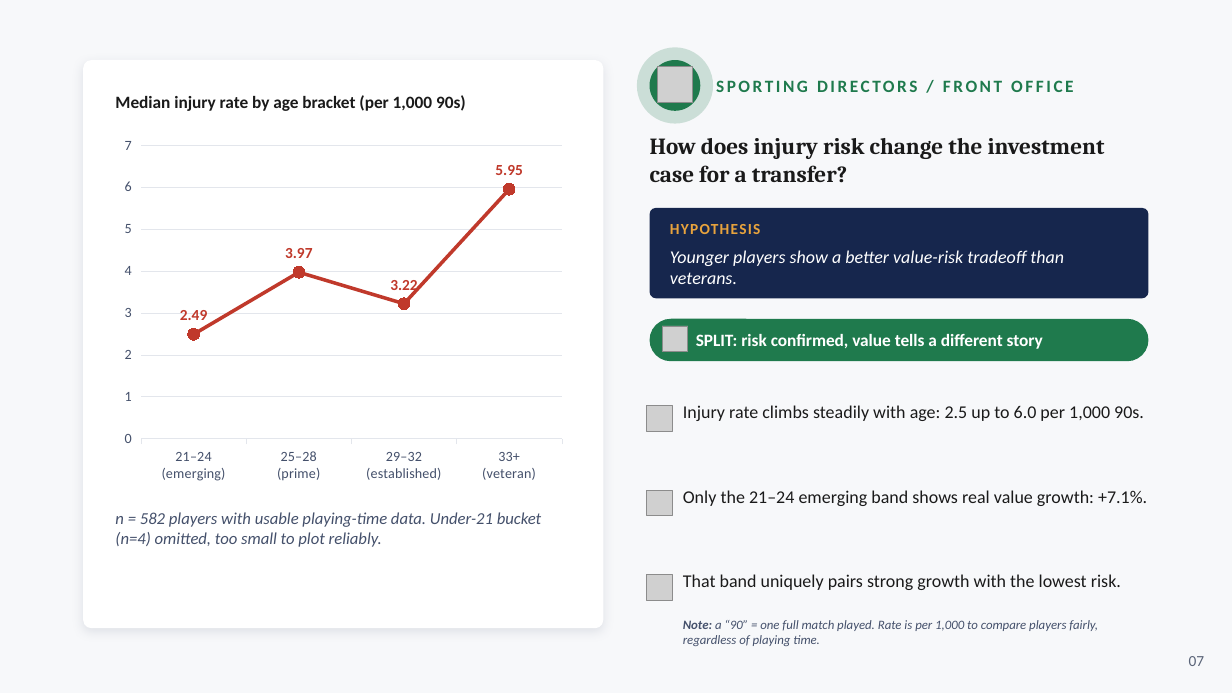
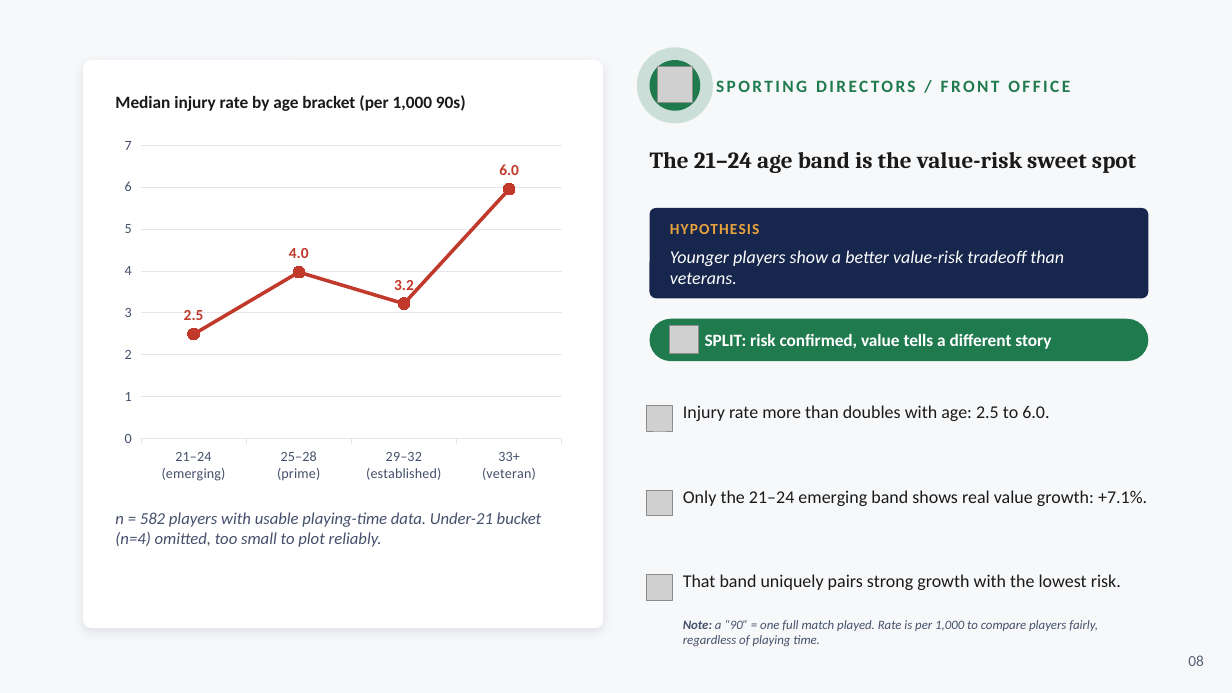
Before and after one commit to Simba90m/capstone_project_worth_the_investment_PL, a slide deck: slide 8 of Worth_the_Investment_Capstone_Skeleton_Final.pptx (slide 7 before the commit). Drawn at 1232x693 pixels with LibreOffice and Linux fonts; fonts in the diff are those of the drawing; grey boxes stand for pictures. Boxes give left, top, right and bottom in pixels: in the first picture for what was removed or moved away, otherwise in the second. Text is boxed around its words. In the diff, an @@ line names an element or a change of style, - is before the commit and + after.

```diff
--- a/Worth_the_Investment_Capstone_Skeleton_Final.pptx
+++ b/Worth_the_Investment_Capstone_Skeleton_Final.pptx
@@ text "SPORTING DIRECTORS / FRONT OFFICE" at [716, 80, 1070, 92]: letter spacing 2 to 1.9 pt @@
@@ line chart at [116, 129, 571, 490] @@
@@ data labels of Series 1 changed @@
@@ category axis changed @@
@@ value axis changed @@
@@ text at [650, 152, 1136, 173]: text changed @@
-How does injury risk change the investment case for a transfer?
+The 21–24 age band is the value-risk sweet spot
@@ picture removed at [663, 326, 689, 352] @@
@@ picture added at [670, 325, 698, 353] @@
@@ text "SPLIT: risk confirmed, value tells ...": place and size @@
-text "SPLIT: risk confirmed, value tells ..." at [696, 334, 1043, 349]
+text "SPLIT: risk confirmed, value tells ..." at [705, 334, 1051, 349]
@@ text at [683, 405, 1049, 421]: text changed @@
-Injury rate climbs steadily with age: 2.5 up to 6.0 per 1,000 90s.
+Injury rate more than doubles with age: 2.5 to 6.0.
@@ text at [1188, 655, 1204, 666]: text changed @@
-07
+08
```
Also in this commit, not shown: 14 other slides changed, 2 slides added.
